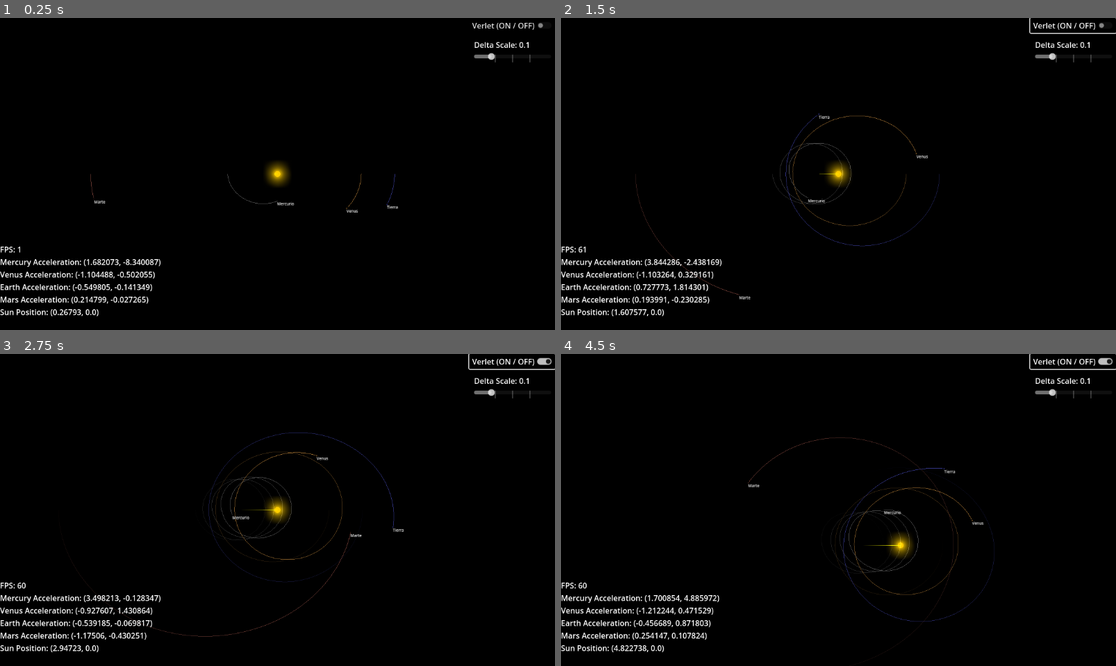
Above: before the commit, frames 1-4 (two rows, left to right).
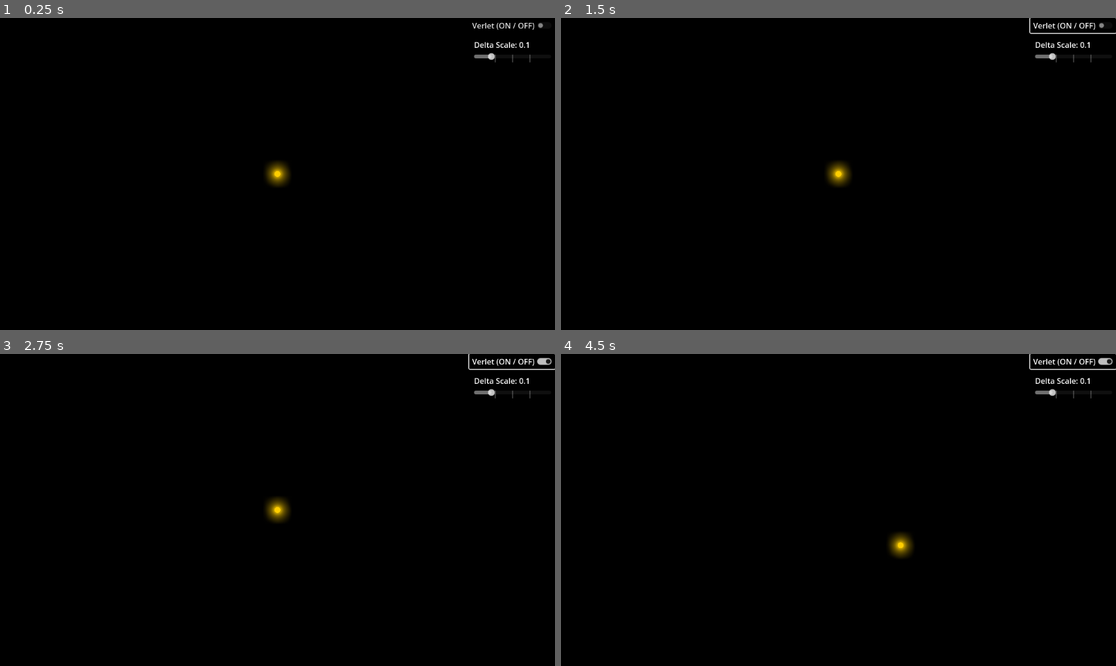
Above: after the commit, the same moments.

Repository: Carlinhos2912/simulacion_orbita_cuerpos_celestes_AyC
Game: Godot game, scene res://scenes/main.tscn
Same seed, same stepped clock (60 frames per second), same inputs: the game is played once before the commit and once after it.
Inputs (mouse positions are in pixels of both pictures, inside the frame that each line leads up to):
- Up to frame 1 (0.25 s): no input
- Up to frame 2 (1.5 s): click "Verlet (ON / OFF)" at 0.5 s; click "Verlet (ON / OFF)" at 1.25 s
- Up to frame 3 (2.75 s): click "Verlet (ON / OFF)" at 2 s
- Up to frame 4 (4.5 s): move the mouse to (960, 494) at 2.77 s; click (960, 494) at 2.92 s; drag from (727, 525) to (810, 572) at 3.52 s; move the mouse to (894, 441) at 4.27 s; click (894, 441) at 4.42 s

The runs differ from the first frame. In frame 1, 1.6% of the frame differs, in the area x 0-72%, y 49-96%; in frame 2, 2.0%; in frame 3, 2.1%; in frame 4, 2.2%, in the area x 0-79%, y 26-96%.

Commit message:
2000 particles added, FIX AS SOON AS POSSIBLE

Diff:
--- a/resources/Earth.tres
+++ /dev/null
@@ -1,14 +0,0 @@
-[gd_resource type="Resource" script_class="CelesBody" load_steps=3 format=3 uid="uid://ci3jbnygxq8i1"]
-
-[ext_resource type="Script" uid="uid://crmq8g7g76f62" path="res://scripts/celesbody.gd" id="1_833eo"]
-[ext_resource type="Texture2D" uid="uid://bcnhrc8netkv2" path="res://assets/sun.png" id="2_x1f1u"]
-
-[resource]
-script = ExtResource("1_833eo")
-modulate = Color(0.2204, 0.232387, 0.58, 1)
-visual = ExtResource("2_x1f1u")
-raw_radius = "4.2635e-5"
-raw_mass = "3.00349e-06"
-position = Vector2(10, 0)
-velocity = Vector2(0, 1.72)
-acceleration = Vector2(0, 0)
--- a/resources/Mars.tres
+++ /dev/null
@@ -1,15 +0,0 @@
-[gd_resource type="Resource" script_class="CelesBody" load_steps=3 format=3 uid="uid://derjmq03j7m2u"]
-
-[ext_resource type="Script" uid="uid://crmq8g7g76f62" path="res://scripts/celesbody.gd" id="1_7a4gd"]
-[ext_resource type="Texture2D" uid="uid://bcnhrc8netkv2" path="res://assets/sun.png" id="2_hlple"]
-
-[resource]
-script = ExtResource("1_7a4gd")
-modulate = Color(0.45, 0.2433, 0.2115, 1)
-visual = ExtResource("2_hlple")
-raw_radius = "2.27e-05"
-raw_mass = "3.21e-07"
-position = Vector2(-15.24, 0)
-velocity = Vector2(0, 1.39)
-acceleration = Vector2(0, 0)
-metadata/_custom_type_script = "uid://crmq8g7g76f62"
--- a/resources/Mercury.tres
+++ /dev/null
@@ -1,15 +0,0 @@
-[gd_resource type="Resource" script_class="CelesBody" load_steps=3 format=3 uid="uid://dole2p7imrvpj"]
-
-[ext_resource type="Script" uid="uid://crmq8g7g76f62" path="res://scripts/celesbody.gd" id="1_ab76d"]
-[ext_resource type="Texture2D" uid="uid://bcnhrc8netkv2" path="res://assets/sun.png" id="2_cqutf"]
-
-[resource]
-script = ExtResource("1_ab76d")
-modulate = Color(0.34, 0.34, 0.34, 1)
-visual = ExtResource("2_cqutf")
-raw_radius = "1.63219e-05"
-raw_mass = "1.65913e-07"
-position = Vector2(-3.87, 0)
-velocity = Vector2(0, 2.765)
-acceleration = Vector2(0, 0)
-metadata/_custom_type_script = "uid://crmq8g7g76f62"
--- a/resources/Venus.tres
+++ /dev/null
@@ -1,15 +0,0 @@
-[gd_resource type="Resource" script_class="CelesBody" load_steps=3 format=3 uid="uid://beilsu2f08vgf"]
-
-[ext_resource type="Script" uid="uid://crmq8g7g76f62" path="res://scripts/celesbody.gd" id="1_jlebb"]
-[ext_resource type="Texture2D" uid="uid://bcnhrc8netkv2" path="res://assets/sun.png" id="2_x5cwn"]
-
-[resource]
-script = ExtResource("1_jlebb")
-modulate = Color(0.63, 0.44163, 0.1953, 1)
-visual = ExtResource("2_x5cwn")
-raw_radius = "4.04545e-05"
-raw_mass = "2.44775e-06"
-position = Vector2(7.23, 0)
-velocity = Vector2(0, 2.02)
-acceleration = Vector2(0, 0)
-metadata/_custom_type_script = "uid://crmq8g7g76f62"
--- a/scenes/main.tscn
+++ b/scenes/main.tscn
@@ -1,12 +1,8 @@
-[gd_scene load_steps=9 format=3 uid="uid://bo0i8bflymlh0"]
+[gd_scene load_steps=5 format=3 uid="uid://bo0i8bflymlh0"]
 
 [ext_resource type="Script" uid="uid://j5tlgiqhw1xr" path="res://scripts/main.gd" id="1_f70lt"]
 [ext_resource type="Resource" uid="uid://db4vo33tjnq0t" path="res://resources/Sun.tres" id="2_2jt2u"]
-[ext_resource type="Resource" uid="uid://ci3jbnygxq8i1" path="res://resources/Earth.tres" id="3_rno8y"]
-[ext_resource type="Resource" uid="uid://dole2p7imrvpj" path="res://resources/Mercury.tres" id="3_tbgi4"]
 [ext_resource type="PackedScene" uid="uid://c8df3ij62bcyi" path="res://scenes/camera_controller.tscn" id="4_jyhfs"]
-[ext_resource type="Resource" uid="uid://beilsu2f08vgf" path="res://resources/Venus.tres" id="4_tefeu"]
-[ext_resource type="Resource" uid="uid://derjmq03j7m2u" path="res://resources/Mars.tres" id="6_o6xl0"]
 
 [sub_resource type="CanvasItemMaterial" id="CanvasItemMaterial_jyhfs"]
 blend_mode = 1
@@ -14,50 +10,8 @@
 [node name="canvas" type="Node2D"]
 script = ExtResource("1_f70lt")
 sun = ExtResource("2_2jt2u")
-mercury = ExtResource("3_tbgi4")
-venus = ExtResource("4_tefeu")
-earth = ExtResource("3_rno8y")
-mars = ExtResource("6_o6xl0")
-
-[node name="mName" type="Label" parent="."]
-offset_right = 40.0
-offset_bottom = 23.0
-theme_override_font_sizes/font_size = 8
-text = "Mercurio"
-
-[node name="vName" type="Label" parent="."]
-offset_right = 40.0
-offset_bottom = 23.0
-theme_override_font_sizes/font_size = 8
-text = "Venus"
-
-[node name="eName" type="Label" parent="."]
-offset_right = 40.0
-offset_bottom = 23.0
-theme_override_font_sizes/font_size = 8
-text = "Tierra"
-
-[node name="rName" type="Label" parent="."]
-offset_right = 40.0
-offset_bottom = 23.0
-theme_override_font_sizes/font_size = 8
-text = "Marte"
 
 [node name="UI" type="CanvasLayer" parent="."]
-
-[node name="info" type="Label" parent="UI"]
-anchors_preset = 2
-anchor_top = 1.0
-anchor_bottom = 1.0
-offset_top = -138.0
-offset_right = 172.0
-grow_vertical = 0
-size_flags_horizontal = 0
-size_flags_vertical = 8
-text = "Earth Position: 0.000
-Earth Velocity:  0.000
-Earth Acceleration: 0.000
-Sun Position: 0.0000"
 
 [node name="verlet_checkbtn" type="CheckButton" parent="UI"]
 anchors_preset = 1
@@ -98,14 +52,6 @@
 
 [node name="CameraController" parent="sun_sprite" instance=ExtResource("4_jyhfs")]
 
-[node name="mercury_sprite" type="Sprite2D" parent="."]
-
-[node name="venus_sprite" type="Sprite2D" parent="."]
-
-[node name="earth_sprite" type="Sprite2D" parent="."]
-
-[node name="mars_sprite" type="Sprite2D" parent="."]
-
 [connection signal="toggled" from="UI/verlet_checkbtn" to="." method="_on_verlet_checkbtn_toggled"]
 [connection signal="drag_ended" from="UI/HSlider" to="." method="_on_h_slider_drag_ended"]
 [connection signal="attach_request" from="sun_sprite/CameraController" to="." method="_on_camera_controller_attach_request"]
--- a/scripts/celesbody.gd
+++ b/scripts/celesbody.gd
@@ -34,7 +34,7 @@
 
 
 # 🐊 Metodo que moviliza un selector segun calculos matematicos
-func dinamize( selector : Sprite2D, respect = null, scale : float = 1.0, verlet = false):
+func dinamize(respect = null, scale : float = 1.0, verlet = false):
 	if respect:
 		self.acceleration = self.calc_orbital_acceleration(respect)
 
@@ -50,7 +50,6 @@
 		self.velocity += self.acceleration * scale
 		self.position += self.velocity * scale
 
-	selector.position = self.position * Global.GAME_UNIT
 
 # 💫 Método recursivo para calcular la aceleración orbital en base a uno o varios objetivos
 func calc_orbital_acceleration(objective = null) -> Vector2:
@@ -76,3 +75,14 @@
 	var r_vec = objective.position - self.position
 	var acceleration_magnitude = Global.GRAVITATORY * objective.mass / r_vec.length_squared()
 	return r_vec.normalized() * acceleration_magnitude * Global.VELOCITY_UNIT
+
+func _to_string() -> String:
+	return """
+		mass = %s
+		position = %s
+		velocity = %s
+	""" % [
+		self.mass,
+		self.position,
+		self.velocity
+		]
--- a/scripts/main.gd
+++ b/scripts/main.gd
@@ -1,32 +1,17 @@
 extends Node2D
+
+@export var pm = ParticleManager.new()
 
 # ⬅️ Precargar selectores
 @onready var sun_selector := $sun_sprite
-@onready var mercury_selector := $mercury_sprite
-@onready var venus_selector := $venus_sprite
-@onready var earth_selector := $earth_sprite
-@onready var mars_selector := $mars_sprite
-
 @onready var camera_selector : Camera2D = $sun_sprite/CameraController.camera
-@onready var info_selector := $UI/info
 
 # ☀️ Instanciar objetos
 @export var sun = CelesBody.new()
-@export var mercury = CelesBody.new()
-@export var venus = CelesBody.new()
-@export var earth = CelesBody.new()
-@export var mars = CelesBody.new()
-
-# 🌠 Render Trayectoria
-const MAX_STEPS = 177
-var positions_history : Array[Array] = []
-var sun_history : Array
-var actual_index = 0
 
 # 🆘 Auxiliares
 var SCALED_DELTA = 0.1
 var frame_counter = 0
-var colors : Array[Color]
 var verlet: bool = false
 
 func _ready():
@@ -35,113 +20,29 @@
 
 	# ☀️ Inicializar los sprites en base a la instancia
 	sun.upload(sun_selector)
-	mercury.upload(mercury_selector, sun_selector)
-	venus.upload(venus_selector, sun_selector)
-	earth.upload(earth_selector, sun_selector)
-	mars.upload(mars_selector, sun_selector)
+	pm.create_particles(200, sun)
 
-	colors = [
-		sun.modulate,
-		mercury.modulate,
-		venus.modulate,
-		earth.modulate,
-		mars.modulate,
-	]
-
-	# 🌠 Inicializar los vectores de las trayectorias
-	for i in range(MAX_STEPS):
-		positions_history.append([
-			mercury_selector.position,
-			venus_selector.position,
-			earth_selector.position,
-			mars_selector.position
-		])
-		sun_history.append(sun_selector.position)
 
 func _process(delta):
 	# 🔢 Contador de frames
 	frame_counter += 1
 
 	# ➡️ Mover los sprites tras calcular la dinamica de la instancia
-	sun.velocity = Vector2(1.32/7.39, 0)
-
-	mercury.dinamize(mercury_selector, [sun, venus, earth, mars], SCALED_DELTA, verlet)
-	venus.dinamize(venus_selector, [sun, mercury, earth, mars], SCALED_DELTA, verlet)
-	earth.dinamize(earth_selector, [sun, mercury, venus, mars], SCALED_DELTA, verlet)
-	mars.dinamize(mars_selector, [sun, mercury, venus, earth], SCALED_DELTA, verlet)
-	sun.dinamize(sun_selector, null, SCALED_DELTA)
-
-	$mName.global_position = mercury_selector.global_position
-	$vName.global_position = venus_selector.global_position
-	$eName.global_position = earth_selector.global_position
-	$rName.global_position = mars_selector.global_position
+	sun.dinamize(null, SCALED_DELTA)
 
 
+	for particle in pm.particles:
+		particle.dinamize( pm.particles, SCALED_DELTA, true)
+
 	# 📍 Renderizar la trayectoria
-	_update_path()
 	queue_redraw()
 
-	# 📅 Actualizar la interfaz
-	if frame_counter % 5 == 0:
-		_update_gui()
-		frame_counter = 0
+func _draw():
+	for particle in pm.particles:
+		draw_circle( particle.position * Global.GAME_UNIT , particle.radius, Color(255,0,0), true )
+		print("Adiooo")
 
 
-func _update_path():
-	positions_history[actual_index][0] = mercury_selector.position
-	positions_history[actual_index][1] = venus_selector.position
-	positions_history[actual_index][2] = earth_selector.position
-	positions_history[actual_index][3] = mars_selector.position
-
-	sun_history[actual_index] = sun_selector.position
-
-	actual_index = (actual_index + 1) % MAX_STEPS
-
-func _update_gui():
-	info_selector.text = """
-		FPS: %d
-		Mercury Acceleration: %s
-		Venus Acceleration: %s
-		Earth Acceleration: %s
-		Mars Acceleration: %s
-		Sun Position: %s
-		""" % [
-			Engine.get_frames_per_second(),
-			mercury.acceleration,
-			venus.acceleration,
-			earth.acceleration,
-			mars.acceleration,
-			sun.position
-		]
-
-func _draw():
-	var alpha : float
-	var indexFrom : int
-	var indexTo   : int
-
-	for pos in range(0, MAX_STEPS-1):
-		indexFrom = (actual_index + pos) % MAX_STEPS
-		indexTo = (actual_index + 1 + pos) % MAX_STEPS
-
-		alpha = float(pos) / float(MAX_STEPS)
-
-		draw_line(
-			sun_history[indexFrom],
-			sun_history[indexTo],
-			Color(255,255,0,alpha)
-		)
-
-		for i in range(4):
-			draw_line (
-				positions_history[indexFrom][i],
-				positions_history[indexTo][i],
-				Color(
-					colors[i+1].r,
-					colors[i+1].g,
-					colors[i+1].b,
-					alpha,
-					)
-			)
 
 
 func _on_camera_controller_attach_request() -> void:
--- /dev/null
+++ b/scripts/particle_manager.gd
@@ -0,0 +1,21 @@
+extends Node
+class_name ParticleManager
+
+var amount : int
+var particles : Array[CelesBody]
+
+func create_particles(amount, atracted_to : CelesBody):
+	self.amount = amount
+	for i in range(amount):
+		self.particles.append(CelesBody.new())
+		self.particles[i].radius = randf_range(5, 26)
+		self.particles[i].mass = randf_range( 1.65913e-07, 3.00349e-06 )
+		self.particles[i].position = Vector2(randf_range(2, 84)*(-1)**randi(), randf_range(2, 84)*(-1)**randi())
+
+		self.particles[i].velocity = Vector2(
+			0, sqrt(
+			  (Global.GRAVITATORY*atracted_to.mass)/
+			  atracted_to.position.distance_to(self.particles[i].position
+			)))
+
+		print(i, self.particles[i])
Not shown, added: scripts/particle_manager.gd.uid
